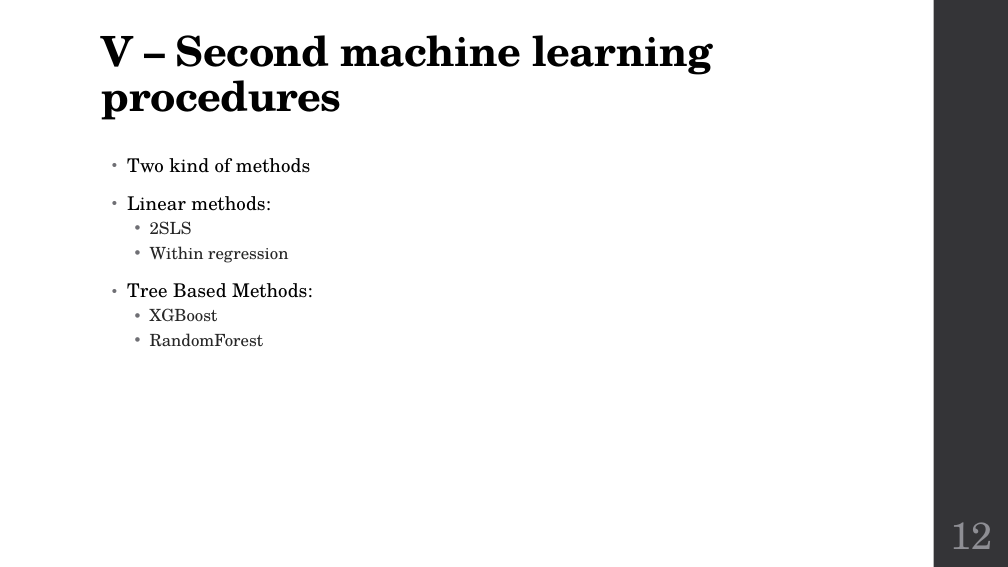
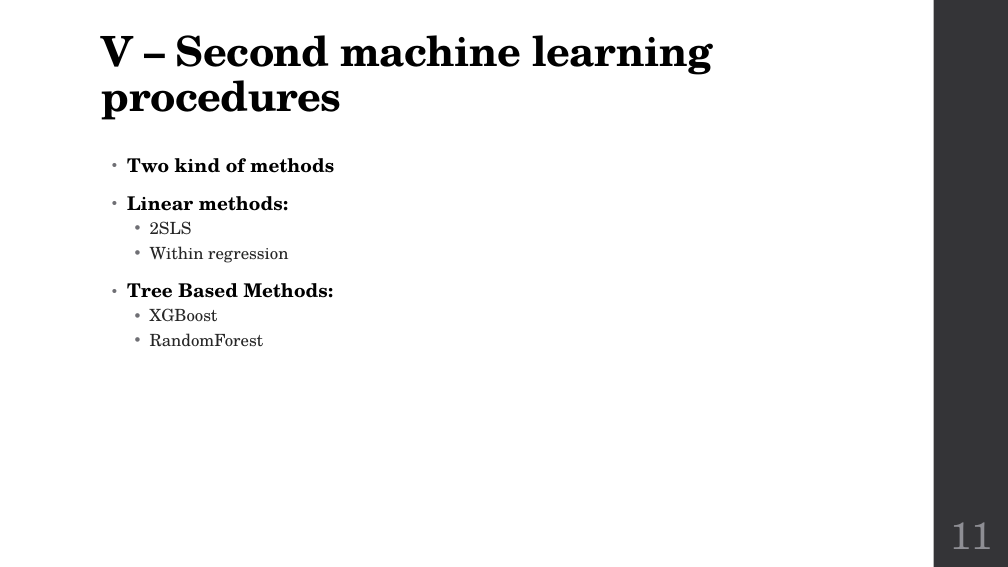
Before and after one commit to jveillon/Projet_Statapp, a slide deck: slide 11 of Soutenance/Soutenance - Présentation.pptx (slide 12 before the commit). Drawn at 1008x567 pixels with LibreOffice and Linux fonts; fonts in the diff are those of the drawing. Boxes give left, top, right and bottom in pixels: in the first picture for what was removed or moved away, otherwise in the second. Text is boxed around its words. In the diff, an @@ line names an element or a change of style, - is before the commit and + after.

```diff
--- a/Soutenance/Soutenance - Présentation.pptx
+++ b/Soutenance/Soutenance - Présentation.pptx
@@ text at <box>127,158,334,298</box>: bold on in "Two kind of methods", "Linear methods:", "Tree Based Methods:" @@
@@ page number at <box>950,522,992,549</box>: text changed @@
-12
+11
```
Also in this commit, not shown: 1 slide removed.
